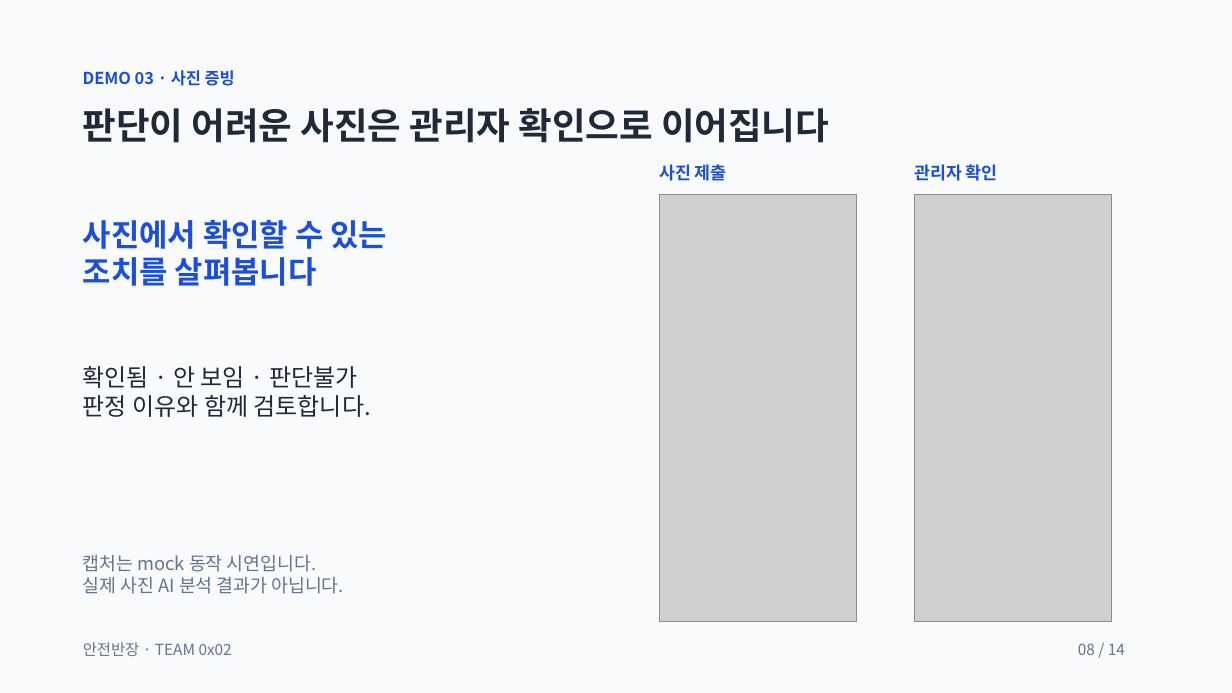
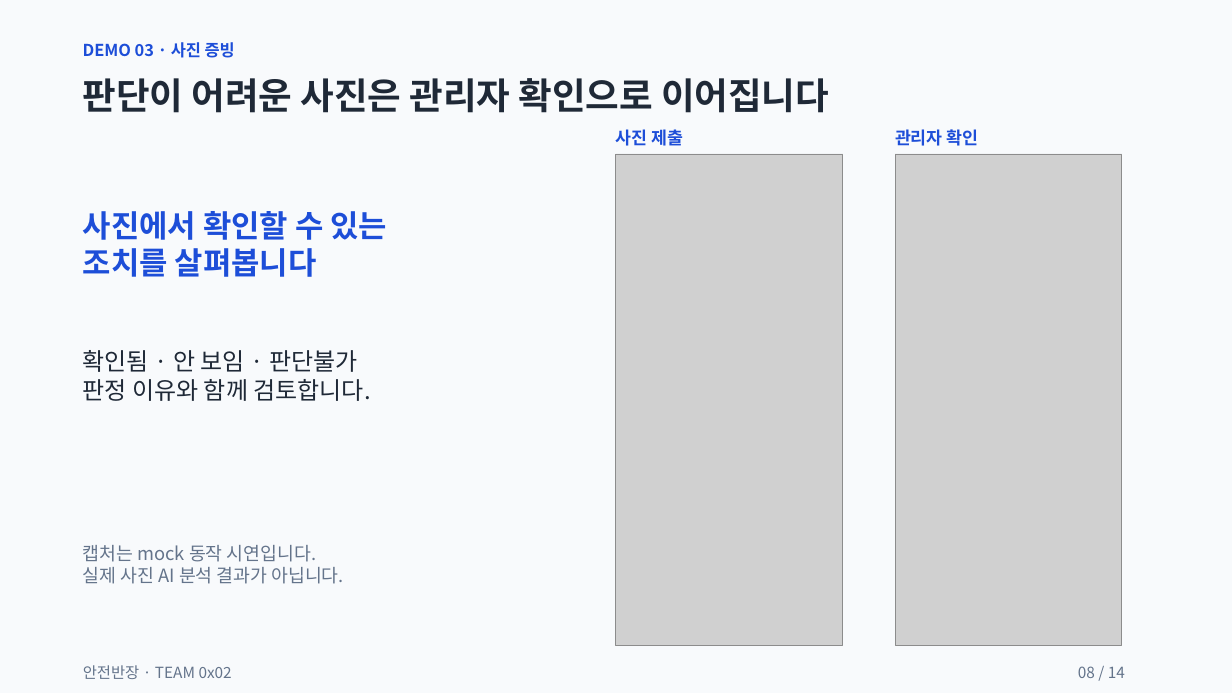
Before and after one commit to CheonjiKim/0x02-anjeon-banjang, a slide deck: slide 8 of presentation/finals/안전반장_4분·10분_공용.pptx. Drawn at 1232x693 pixels with LibreOffice and Linux fonts; fonts in the diff are those of the drawing; grey boxes stand for pictures; background and template pictures are left out. Boxes give left, top, right and bottom in pixels: in the first picture for what was removed or moved away, otherwise in the second. Text is boxed around its words. In the diff, an @@ line names an element or a change of style, - is before the commit and + after.

Commit message:
fix: enlarge presentation demo captures by fifteen percent

```diff
--- a/presentation/finals/안전반장_4분·10분_공용.pptx
+++ b/presentation/finals/안전반장_4분·10분_공용.pptx
@@ text "DEMO 03 · 사진 증빙" moved from (x1=83, y1=70, x2=235, y2=86) to (x1=83, y1=42, x2=235, y2=58) @@
@@ text "판단이 어려운 사진은 관리자 확인으로 ..." moved from (x1=83, y1=108, x2=829, y2=143) to (x1=83, y1=78, x2=829, y2=113) @@
@@ text "사진 제출" moved from (x1=659, y1=164, x2=727, y2=181) to (x1=616, y1=129, x2=684, y2=146) @@
@@ text "관리자 확인" moved from (x1=914, y1=164, x2=998, y2=181) to (x1=895, y1=129, x2=979, y2=146) @@
@@ picture resized from (x1=660, y1=194, x2=858, y2=621) to (x1=616, y1=154, x2=844, y2=645) @@
@@ picture resized from (x1=915, y1=194, x2=1113, y2=621) to (x1=896, y1=154, x2=1123, y2=645) @@
@@ text "사진에서 확인할 수 있는" moved from (x1=83, y1=220, x2=387, y2=286) to (x1=83, y1=211, x2=387, y2=277) @@
@@ text "확인됨 · 안 보임 · ..." moved from (x1=83, y1=366, x2=371, y2=417) to (x1=83, y1=350, x2=371, y2=401) @@
@@ text "캡처는 mock 동작 시연입니다." moved from (x1=83, y1=555, x2=344, y2=594) to (x1=83, y1=545, x2=344, y2=584) @@
@@ text "안전반장 · TEAM 0x02" moved from (x1=83, y1=642, x2=232, y2=656) to (x1=83, y1=665, x2=232, y2=679) @@
@@ text "08 / 14" moved from (x1=1078, y1=643, x2=1125, y2=655) to (x1=1078, y1=666, x2=1125, y2=678) @@
```
Also in this commit, not shown: 4 other slides changed, 1 other file.
